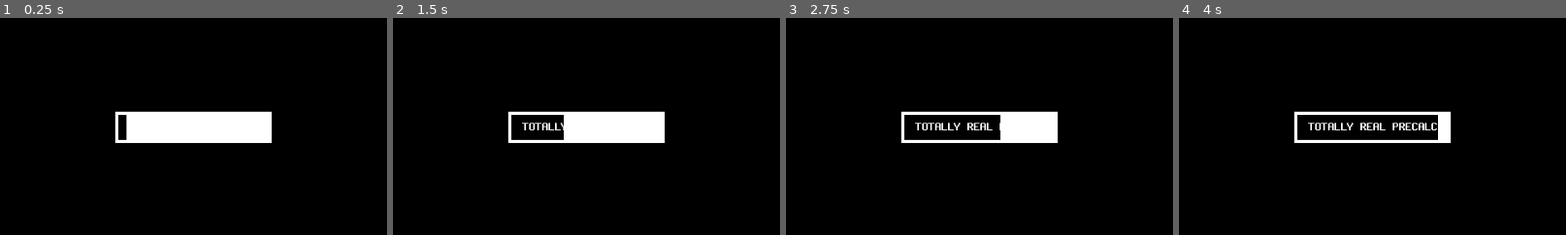
Above: before the commit, frames 1-4 (left to right).
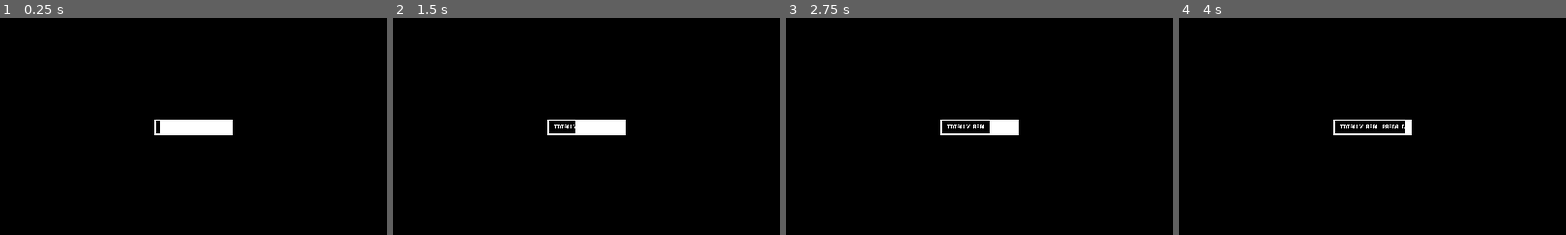
Above: after the commit, the same moments.

Repository: Kwarf/cykelramen
Game: Godot game, scene res://Demo.tscn
The game is run twice, just before and just after one commit, with the same random seed, the same clock (stepped at 60 frames per second) and the same inputs.
Inputs:
- Up to frame 1 (0.25 s): no input
- Up to frame 2 (1.5 s): click "Play" at 0.5 s; click "Play" at 1.25 s
- Up to frame 3 (2.75 s): click "Play" at 2 s
- Up to frame 4 (4 s): click "Reload shader" at 2.75 s; tap Enter at 3.5 s; tap R at 3.6 s
The pictures show only the part of the screen within x 25-75%, y 25-75%; the shares and areas given below are measured in that part.

The runs differ from the first frame. In frame 1, 4.4% of the frame differs, in the area x 29-71%, y 42-58%; in frame 2, 3.8%; in frame 3, 3.7%; in frame 4, 3.0%.

Commit message:
Tunneltweaks

Diff:
--- a/Demo.shader
+++ b/Demo.shader
@@ -5,6 +5,7 @@
 uniform vec3 iCameraLookAt;
 uniform vec3 iBallPosition;
 uniform sampler2D iPrecalcTexture;
+uniform int iIterations;
 
 const float PRECALC_TIME = (1.0 / 60.0) * 256.0;
 const float BPM = 175.0;
@@ -20,6 +21,15 @@
 		, float(g) / 255.0
 		, float(b) / 255.0
 	);
+}
+
+vec3 bikeColor(int idx)
+{
+	if (idx < 1) { return rgb(30,144,255); }
+	if (idx < 2) { return rgb(60,179,113); }
+	if (idx < 3) { return rgb(178,34,34); }
+	if (idx < 4) { return rgb(64,79,36); }
+	return rgb(0,139,139);
 }
 
 void pR(inout vec2 p, float a)
@@ -113,6 +123,25 @@
 	return length(max(q,0.0)) + min(max(q.x,max(q.y,q.z)),0.0) - r;
 }
 
+float sdSphere(vec3 p, float s)
+{
+	return length(p)-s;
+}
+
+float sdRoundCone(vec3 p, float r1, float r2, float h)
+{
+	vec2 q = vec2( length(p.xz), p.y );
+
+	float b = (r1-r2)/h;
+	float a = sqrt(1.0-b*b);
+	float k = dot(q,vec2(-b,a));
+
+	if( k < 0.0 ) return length(q) - r1;
+	if( k > a*h ) return length(q-vec2(0.0,h)) - r2;
+
+	return dot(q, vec2(a,b) ) - r1;
+}
+
 // 3D primitives (custom)
 
 float sdTube(vec3 p, float d, float t, float h)
@@ -157,40 +186,35 @@
 {
 	float t = 1e10;
 	pos += vec3(0.0, -0.035, 0.0);
-	// Bounding box culling. Worth it? Who knows. Increased FPS from ~420 to ~640 when the frame took up maybe 1/10th of the frame.
-	vec3 p = pos + vec3(0.12, -0.24, 0.0);
-	if (sdBox(p, vec3(0.55, 0.28, 0.06)) < t)
-	{
-		// Seat tube
-		p = pos;
-		pR(p.yz, radians(90));
-		p += vec3(0.0, 0.0, 0.02);
-		t = sdTube(p, 0.04, 0.003, 0.5);
-
-		// Crank tube
-		p = pos + vec3(0.0, 0.0, -0.035);
-		t = fOpUnionRound(t, sdTube(p, 0.06, 0.005, 0.07), 0.02);
-
-		// Top tube
-		p = pos + vec3(0.32, -0.45, 0.0);
-		pR(p.xy, radians(90));
-		t = fOpUnionRound(t, sdCylinder(p * vec3(1.3, 1.0, 1.0), vec2(0.02, 0.3)), 0.015);
-
-		// Bottom tube
-		p = pos + vec3(0.33, -0.21, 0.0);
-		pR(p.xz, radians(90));
-		pR(p.yz, radians(58));
-		t = fOpUnionRound(t, sdCylinder(p, vec2(0.023, 0.36)), 0.02);
-
-		// Head tube
-		p = pos + vec3(0.66, -0.365, 0.0);
-		pR(p.yz, radians(90));
-		pR(p.xz, radians(8));
-		t = fOpUnionRound(t, sdTube(p, 0.05, 0.005, 0.13), 0.015);
-
-		// Whatever the wheel holding thingies (wht™) are called
-		t = fOpUnionRound(t, sdSubFrame(pos), 0.01);
-	}
+	// Seat tube
+	vec3 p = pos;
+	pR(p.yz, radians(90));
+	p += vec3(0.0, 0.0, 0.02);
+	t = sdTube(p, 0.04, 0.003, 0.5);
+
+	// Crank tube
+	p = pos + vec3(0.0, 0.0, -0.035);
+	t = fOpUnionRound(t, sdTube(p, 0.06, 0.005, 0.07), 0.02);
+
+	// Top tube
+	p = pos + vec3(0.32, -0.45, 0.0);
+	pR(p.xy, radians(90));
+	t = fOpUnionRound(t, sdCylinder(p * vec3(1.3, 1.0, 1.0), vec2(0.02, 0.3)), 0.015);
+
+	// Bottom tube
+	p = pos + vec3(0.33, -0.21, 0.0);
+	pR(p.xz, radians(90));
+	pR(p.yz, radians(58));
+	t = fOpUnionRound(t, sdCylinder(p, vec2(0.023, 0.36)), 0.02);
+
+	// Head tube
+	p = pos + vec3(0.66, -0.365, 0.0);
+	pR(p.yz, radians(90));
+	pR(p.xz, radians(8));
+	t = fOpUnionRound(t, sdTube(p, 0.05, 0.005, 0.13), 0.015);
+
+	// Whatever the wheel holding thingies (wht™) are called
+	t = fOpUnionRound(t, sdSubFrame(pos), 0.01);
 
 	return t;
 }
@@ -218,6 +242,20 @@
 	return opMinColored(pins, ropes);
 }
 
+vec4 sdTinyMat(vec3 pos)
+{
+	pos -= vec3(0.0, 0.165, 0.0);
+	vec3 p = pos + vec3(0.0, -0.02, 0.0);
+	p = opRepLim(p, 0.05, vec3(17.0, 0.0, 0.0));
+	vec4 pins = vec4(rgb(160, 82, 45), sdRoundBox(p, vec3(0.01, 0.01, 0.88), 0.01));
+
+	p = pos + vec3(0.0, -0.03, 0.0);
+	p = opRepLim(p, 0.8, vec3(0.0, 0.0, 1.0));
+	vec4 ropes = vec4(rgb(245, 222, 179), sdRoundBox(p, vec3(0.88, 0.01, 0.01), 0.01));
+
+	return opMinColored(pins, ropes);
+}
+
 float sdChopsticks(vec3 pos)
 {
 	vec3 p = pos;
@@ -227,23 +265,44 @@
 	return t;
 }
 
+vec4 egg(vec3 pos)
+{
+	float egg = sdRoundCone(pos, 0.1, 0.07, 0.07);
+	float eggSplitter = sdBox(pos-vec3(0.06, 0.0, 0.0), vec3(0.06, 0.3, 0.2));
+	egg = max(egg, -eggSplitter);
+	float yolk = sdSphere(pos, 0.05);
+	yolk = max(yolk, -eggSplitter);
+	return opMinColored(vec4(vec3(1.0), egg), vec4(rgb(249, 208, 16), yolk));
+}
+
 vec4 showcase(vec3 pos)
 {
-	float box = sdRoundBox(pos, vec3(0.8, 0.1, 0.8), 0.1);
-	vec4 obj = vec4(1.0, 1.0, 1.0, box);
-
-	vec3 p = pos - vec3(0.0, 0.2, 0.0);
+	vec4 obj = sdTinyMat(pos);
+
+	vec3 p = pos - vec3(0.375, 0.5, -0.1);
+	pR(p.xy, radians(12));
+	pR(p.xz, radians(45));
+	pR(p.yz, radians(35));
+	pR(p.xz, radians(-45));
+	obj = opMinColored(obj, vec4(1.0, 0.0, 0.0, sdBikeFrame(p)));
+
+	p = pos - vec3(0.0, 0.46, 0.0);
 	pR(p.xy, radians(-12));
-	obj = opMinColored(obj, vec4(1.0, 0.0, 0.0, sdBikeFrame(p)));
-
-	p = pos - vec3(0.2, 0.2 + 0.01, -0.5);
+	pR(p.yz, radians(65));
+	p.x += 0.02;
+	obj = opMinColored(obj, vec4(0.0, 1.0, 0.0, sdBikeFrame(p)));
+
+	p = pos - vec3(0.2, 0.2 + 0.02, -0.5);
 	pR(p.xz, radians(-60));
 	float chopz = sdChopsticks(p);
-	p -= vec3(0.1, 0.04, 0.0);
-	pR(p.yz, radians(3.5));
+	p -= vec3(0.1, 0.03, 0.0);
+	pR(p.yz, radians(2.3));
 	pR(p.xz, radians(-15));
 	chopz = min(chopz, sdChopsticks(p));
 	obj = opMinColored(obj, vec4(rgb(205,133,63), chopz));
+
+	p = pos - vec3(0.0, 0.2, 0.0);
+	obj = opMinColored(obj, vec4(0.9, 0.9, 0.9, sdBowl(p / 0.6) * 0.6));
 
 	return obj;
 }
@@ -261,34 +320,34 @@
 
 float sdTunnel(vec3 pos)
 {
-	vec3 p = pit(pos - vec3(0.0, 2.0, (iTime - 17.0) * -25.0), iTime);
+	vec3 p = pit(pos - vec3(0.0, 0.0, (iTime - 16.45) * -25.0), iTime);
 
 	// Revolve
 	pModPolar(p.xy, 7);
-	p -= vec3(6.0, 0.0, 0.0);
+	p -= vec3(7.0, 0.0, 0.0);
 	pR(p.xy, radians(90));
 
 	// Repeat
 	p = opRep(p, vec3(0.0, 0.0, 1.6));
 
 	// float t = sdBox(p, vec3(1.8, 0.2, 0.2+punch(iTime))); // <-- TODO: I like dis, next scene pls
-	float t = sdBox(p, vec3(1.8+1.0*punch(iTime), 0.2, 0.2));
+	float t = sdBox(p, vec3(2.0+1.6*punch(iTime), 0.2, 0.2));
 	return t;
 }
 
 float sdSecondTunnel(vec3 pos)
 {
-	vec3 p = pit(pos - vec3(0.0, 2.0, (iTime - 17.0) * -25.0), iTime);
+	vec3 p = pit(pos - vec3(0.0, 2.0, (iTime - 38.40) * -25.0), iTime);
 
 	// Revolve
 	pModPolar(p.xy, 7);
-	p -= vec3(6.0, 0.0, 0.0);
+	p -= vec3(7.0, 0.0, 0.0);
 	pR(p.xy, radians(90));
 
 	// Repeat
 	p = opRep(p, vec3(0.0, 0.0, 1.6));
 
-	float t = sdBox(p, vec3(1.8, 0.2, 0.2+punch(iTime)*0.7));
+	float t = sdBox(p, vec3(2.0, 0.2, 0.2+punch(iTime)*0.7));
 	return t;
 }
 
@@ -298,14 +357,22 @@
 	vec4 obj = vec4(0.2, 0.2, 0.2, sdRoundBox(pos+vec3(0.0, 0.08, 0.0), vec3(10.0, 0.03, 1.4), 0.05));
 	obj = opMinColored(obj, vec4(0.2, 0.2, 0.4, sdRoundBox(pos-vec3(0.0, 1.5, 1.5), vec3(10.0, 3.0, 0.03), 0.05)));
 	obj = opMinColored(obj, vec4(0.4, 0.2, 0.2, sdRoundBox(pos-vec3(0.0, 2.5, 1.3), vec3(10.0, 0.7, 0.03), 0.05)));
-	obj = opMinColored(obj, vec4(0.8, 0.8, 1.0, sdRoundBox(pos-vec3(0.0, 2.5, 0.3), vec3(0.7, 0.6, 1.0), 0.1)));
+	// Dispenser, share color with bowl to reduce if calls
+	float shake = iTime < 6.78 // Increasing vibration between 4.11 and 6.78 seconds
+		? max(0.0, (iTime - 4.11) * 0.01)
+		: 0.0;
+	float dnb = sdRoundBox(pos-vec3(0.0, 2.5, 0.3)+(shake*vec3(sin(iTime*150.0), cos(iTime*200.0), 0.0)), vec3(0.7, 0.6, 1.0), 0.1);
 
 	// Bikes
-	if (iTime > 6.0 && sdBox(pos-vec3(0.0, 0.95, 0.0), vec3(1.0, 0.9, 1.0)) < 1e10) // 111 -> 134 FPS (540p)
+	float beat = beat(iTime);
+	if (iTime > 6.0 && sdCylinder(pos-vec3(0.0, 0.95, 0.0), vec2(0.9)) < 1e10) // 111 -> 134 FPS (540p)
 	{
 		float sampleRow = min((iTime - 6.0) / PRECALC_TIME, 1.0);
-		float dBikes = 1e10;
 		float precalcWidth = float(textureSize(iPrecalcTexture, 0).x);
+		float cut = sdBox(pos-vec3(0.0, 7.8, 0.3), vec3(2.0, 6.0, 2.0));
+		float s = beat >= 32.0
+			? 1.0 + punch(iTime) * 0.05
+			: 1.0;
 		for (int i = 0; i < 5; i++)
 		{
 			float offs = float(i) * 4.0;
@@ -315,42 +382,41 @@
 				, texture(iPrecalcTexture, vec2((offs + 2.0) / precalcWidth, sampleRow)).xyz
 				, texture(iPrecalcTexture, vec2((offs + 3.0) / precalcWidth, sampleRow)).xyz
 			);
-			dBikes = min(dBikes, sdBikeFrame(bikeTranslation * (pos - bikePosition)));
+			// Cut / clip / w/e
+			float bike = max(-cut, sdBikeFrame(bikeTranslation * (pos - bikePosition) / s) * s);
+			obj = opMinColored(obj, vec4(bikeColor(i), bike));
 		}
-
-		// Cut / clip / w/e
-		dBikes = max(-sdBox(pos-vec3(0.0, 7.8, 0.3), vec3(2.0, 6.0, 2.0)), dBikes);
-
-		obj = opMinColored(obj, vec4(0.2, 0.9, 0.9, dBikes));
 	}
 
 	// Bowl
-	float beat = beat(iTime);
 	if (beat >= 16.0 && beat < 17.0)
 	{
 		// Tease the bowl
 		float bowl = sdBox(pos - vec3(0.0, 1.0 - punch(iTime), 0.0), vec3(1.0, 0.05, 1.0));
 		bowl = max(bowl, sdBowl(pos));
-		obj = opMinColored(obj, vec4(0.9, 0.9, 0.9, bowl));
+		dnb = min(dnb, bowl);
 	}
 	else if (beat >= 18.0 && beat < 19.0)
 	{
 		// Whoop the bowl
 		float bowl = sdBox(pos - vec3(0.0, 1.5 - punch(iTime), 0.0), vec3(1.0, 0.6, 1.0));
 		bowl = max(-bowl, sdBowl(pos));
-		obj = opMinColored(obj, vec4(0.9, 0.9, 0.9, bowl));
+		dnb = min(dnb, bowl);
 	}
 	else if (beat >= 19.0 && beat < 32.0)
 	{
 		// Show the bowl
-		obj = opMinColored(obj, vec4(0.9, 0.9, 0.9, sdBowl(pos)));
+		dnb = min(dnb, sdBowl(pos));
 	}
 	else if (beat >= 32.0)
 	{
 		// Boop the bowl
-		vec3 p = pos * (1.0 + punch(iTime) * -0.05);
-		obj = opMinColored(obj, vec4(0.9, 0.9, 0.9, sdBowl(p)));
-	}
+		float s = 1.0 + punch(iTime) * 0.05;
+		dnb = min(dnb, sdBowl(pos / s) * s);
+	}
+
+	// Out the dispenser and bowl
+	obj = opMinColored(obj, vec4(0.9, 0.9, 0.9, dnb));
 
 	// Chopstick
 	if (iTime >= 3.0)
@@ -389,7 +455,6 @@
 		obj = opMinColored(obj, sdTableMat(pos));
 	}
 
-	// Table mat
 	return obj;
 }
 
@@ -398,20 +463,28 @@
 	float tunnel = sdTunnel(pos);
 	vec4 obj = vec4(rgb(64,127,255), tunnel);
 
-	vec3 p = pos - vec3(sin(iTime)*0.5, 2.0+cos(iTime)*0.5, -1.0);
+	vec3 p = pos - vec3(0.0, 0.0, -18.0);
 	pR(p.xz, cos(iTime*4.5)*2.3);
 	pR(p.xy, sin(iTime*3.3)*1.8);
 	pR(p.yz, -sin(iTime*1.3)*4.6);
 	p += vec3(0.0, 0.25, 0.0);
 	obj = opMinColored(obj, vec4(1.0, 0.0, 0.0, sdBikeFrame(p)));
 
-	p = pos - vec3(cos(iTime)*0.8, 2.0+sin(iTime)*0.8, 4.0);
+	p = pos - vec3(cos(iTime)*0.8, 2.0+sin(iTime)*0.8, -14.0);
 	pR(p.xz, cos(iTime*1.4)*1.6);
 	pR(p.xy, sin(iTime*1.2)*2.7);
 	pR(p.yz, -sin(iTime*1.7)*3.5);
 	p += vec3(0.0, 0.5, 0.0);
 	obj = opMinColored(obj, vec4(0.9, 0.9, 0.9, sdBowl(p)));
 
+	p = pos - vec3(0.0, 0.0, -18.0);
+	pR(p.xz, cos(iTime*1.8)*1.8);
+	pR(p.xy, sin(iTime*1.6)*1.3);
+	pR(p.yz, -sin(iTime*1.2)*2.5);
+	float chopz = sdChopsticks(p - vec3(1.2, 0.08, -0.2));
+	chopz = min(chopz, sdChopsticks(p - vec3(1.249, 0.08, -0.2)));
+	obj = opMinColored(obj, vec4(rgb(205,133,63), chopz));
+
 	return obj;
 }
 
@@ -421,18 +494,19 @@
 	float beat = beat(iTime);
 	if (beat > 104.0)
 	{
-		pModPolar(pos.xy, beat - 104.0 + punch(iTime));
-		pos -= vec3(15.0, 0.0, 0.0);
-		pR(pos.xy, radians(90));
-		pos = opRepLim(pos, 2.5, vec3(3.0, 2.0, 3.0));
+		pR(pos.xz, radians((beat-104.0)*25.0));
+		pModPolar(pos.xz, beat - 104.0 + punch(iTime));
+		pos -= vec3(14.0, 0.0, 0.0);
+		// pR(pos.xy, radians(punch(iTime)*30.0));
+		pos = opRepLim(pos, 2.5, vec3(4.0, 0.0, 4.0));
 	}
 	else if (beat > 103.0)
 	{
-		pos = opRepLim(pos, 2.5, vec3(3.0, 2.0, 3.0));
+		pos = opRepLim(pos, 2.5, vec3(4.0, 0.0, 4.0));
 	}
 	else if (beat > 102.0)
 	{
-		pos = opRepLim(pos, 2.5, vec3(3.0, 1.0, 3.0));
+		pos = opRepLim(pos, 2.5, vec3(4.0, 0.0, 3.0));
 	}
 	else if (beat > 101.0)
 	{
@@ -465,28 +539,41 @@
 
 vec4 secondTunnelScene(vec3 pos)
 {
-	if (beat(iTime) > 128.0)
-	{
+	float beat = beat(iTime);
+	if (beat > 128.0)
+	{
+		pR(pos.yz, radians(beat*25.0));
 		pR(pos.xz, radians(90));
-		pos += vec3(12.0, 0.0, -30.0);
+		pos += vec3(0.0, 0.0, -22.0);
 	}
 
 	float tunnel = sdSecondTunnel(pos + vec3(0.0, 1.5, 0.0));
 	vec4 obj = vec4(rgb(64,127,255), tunnel);
 
-	vec3 p = pos - vec3(sin(iTime)*0.5, cos(iTime)*0.5, -25.0);
+	vec3 p = pos - vec3(sin(iTime)*0.5, cos(iTime)*0.5, -18.0);
 	pR(p.xz, cos(iTime*4.5)*2.3);
 	pR(p.xy, sin(iTime*3.3)*1.8);
-	pR(p.yz, -sin(iTime*1.3)*4.6);
+	pR(p.yz, -sin(iTime*1.3)*3.2);
 	p += vec3(0.0, 0.25, 0.0);
 	obj = opMinColored(obj, showcase(p));
 
 	return obj;
 }
 
+vec4 vocalScene(vec3 pos)
+{
+	vec4 obj = vec4(0.2, 0.2, 0.2, sdCylinder(pos, vec2(1.0, 1.0)));
+
+	return obj;
+}
+
 vec4 scene(vec3 pos)
 {
 	float beat = beat(iTime);
+	if (beat >= 144.0)
+	{
+		return vocalScene(pos);
+	}
 	if (beat >= 112.0)
 	{
 		return secondTunnelScene(pos);
@@ -507,10 +594,10 @@
 {
 	float t = 0.0;
 
-	for (int i = 0; i < 128; i++)
+	for (int i = 0; i < iIterations; i++)
 	{
 		vec4 res = scene(origin + direction * t);
-		if (res.w < (0.0001 * t))
+		if (res.w < (0.0005 * t))
 		{
 			return vec4(res.rgb, t);
 		}
@@ -590,7 +677,7 @@
 {
 	vec3 forward;
 	float beat = beat(iTime);
-	if ((beat < 48.0 || beat > 80.0) && beat < 112.0)
+	if (beat < 48.0 || (beat > 80.0 && beat < 112.0) || beat > 144.0)
 	{
 		forward = normalize(iCameraLookAt - iCameraPosition);
 	}
@@ -607,6 +694,18 @@
 {
 	vec2 uv = normalizeScreenCoords(1.0 / SCREEN_PIXEL_SIZE, FRAGCOORD.xy);
 	vec3 rayDirection = getCameraRayDirection(uv);
-	vec3 col = render(iCameraPosition, rayDirection);
+
+	vec3 cameraPosition;
+	float beat = beat(iTime);
+	if (beat < 48.0 || (beat > 80.0 && beat < 112.0) || beat > 144.0)
+	{
+		cameraPosition = iCameraPosition;
+	}
+	else
+	{
+		cameraPosition = pit(vec3(0.0, 0.0, -25.0), iTime);
+	}
+
+	vec3 col = render(cameraPosition, rayDirection);
 	COLOR = vec4(pow(col, vec3(0.4545)), 1);
 }
--- a/Demo.tscn
+++ b/Demo.tscn
@@ -11,6 +11,7 @@
 shader_param/iCameraPosition = null
 shader_param/iCameraLookAt = null
 shader_param/iBallPosition = null
+shader_param/iIterations = 56
 
 [sub_resource type="GDScript" id=2]
 script/source = "extends Button
@@ -47,10 +48,10 @@
 tracks/1/imported = false
 tracks/1/enabled = true
 tracks/1/keys = {
-"times": PoolRealArray( 0, 2, 17, 27.42, 32.91, 35.65, 35.9 ),
-"transitions": PoolRealArray( 1, 1, 1, 1, 1, 1, 1 ),
+"times": PoolRealArray( 0, 2, 17, 27.42, 32.9, 34.3, 35.65, 48.68 ),
+"transitions": PoolRealArray( 1, 1, 1, 1, 1, 1, 1, 1 ),
 "update": 0,
-"values": [ Vector3( 20, -55.043, 0 ), Vector3( 20, 0, 0 ), Vector3( 20, 0, 0 ), Vector3( 36.674, 0, 0 ), Vector3( 36.674, 360, 0 ), Vector3( 20, 720, 0 ), Vector3( 0, 720, 0 ) ]
+"values": [ Vector3( 20, -55.043, 0 ), Vector3( 20, 0, 0 ), Vector3( 20, 0, 0 ), Vector3( 36.674, 0, 0 ), Vector3( 36.674, 360, 0 ), Vector3( 40, 543.272, 0 ), Vector3( 90, 720, 0 ), Vector3( 20, 0, 0 ) ]
 }
 tracks/2/type = "value"
 tracks/2/path = NodePath("CameraAttachment/Camera:translation")
@@ -59,10 +60,22 @@
 tracks/2/imported = false
 tracks/2/enabled = true
 tracks/2/keys = {
-"times": PoolRealArray( 0, 17, 27.42, 32.91, 35.65 ),
-"transitions": PoolRealArray( 1, 1, 1, 1, 1 ),
+"times": PoolRealArray( 0, 17, 27.42, 32.91, 35.65, 48.68 ),
+"transitions": PoolRealArray( 1, 1, 1, 1, 1, 1 ),
 "update": 0,
-"values": [ Vector3( 0, 0, -4.8 ), Vector3( 0, 0, -4.8 ), Vector3( 0, 0, -2 ), Vector3( 0, 0, -4.5 ), Vector3( 0, 0, -30 ) ]
+"values": [ Vector3( 0, 0, -4.8 ), Vector3( 0, 0, -4.8 ), Vector3( 0, 0, -2 ), Vector3( 0, 0, -4.5 ), Vector3( 0, 0, -30 ), Vector3( 0, 0, -4.8 ) ]
+}
+tracks/3/type = "value"
+tracks/3/path = NodePath("MarchTarget:material:shader_param/iIterations")
+tracks/3/interp = 1
+tracks/3/loop_wrap = true
+tracks/3/imported = false
+tracks/3/enabled = true
+tracks/3/keys = {
+"times": PoolRealArray( 0, 35.65 ),
+"transitions": PoolRealArray( 1, 1 ),
+"update": 1,
+"values": [ 64, 56 ]
 }
 
 [node name="Spatial" type="Spatial"]
@@ -71,10 +84,10 @@
 }
 
 [node name="CameraAttachment" type="Position3D" parent="."]
-transform = Transform( 1, 1.19601e-07, 3.28602e-07, 0, 0.939693, -0.34202, -3.49691e-07, 0.34202, 0.939692, 0, 0, 0 )
+transform = Transform( 1, 0, 0, 0, 0.939693, -0.34202, 0, 0.34202, 0.939692, 0, 0, 0 )
 
 [node name="Camera" type="Position3D" parent="CameraAttachment"]
-transform = Transform( 1, 0, 0, 7.10543e-15, 1, 0, 1.84741e-13, 0, 1, 0, 0, -30 )
+transform = Transform( 1, 0, 0, 7.10543e-15, 1, 0, 1.84741e-13, 0, 1, 0, 0, -4.8 )
 
 [node name="Target" type="Spatial" parent="CameraAttachment/Camera"]
 transform = Transform( 1, 0, 0, 0, 1, 0, 0, 0, 1, 0, 0, 1 )
--- a/project.godot
+++ b/project.godot
@@ -30,8 +30,8 @@
 
 [display]
 
-window/size/width=960
-window/size/height=540
+window/size/width=1920
+window/size/height=1080
 window/size/resizable=false
 window/size/always_on_top=true
 
